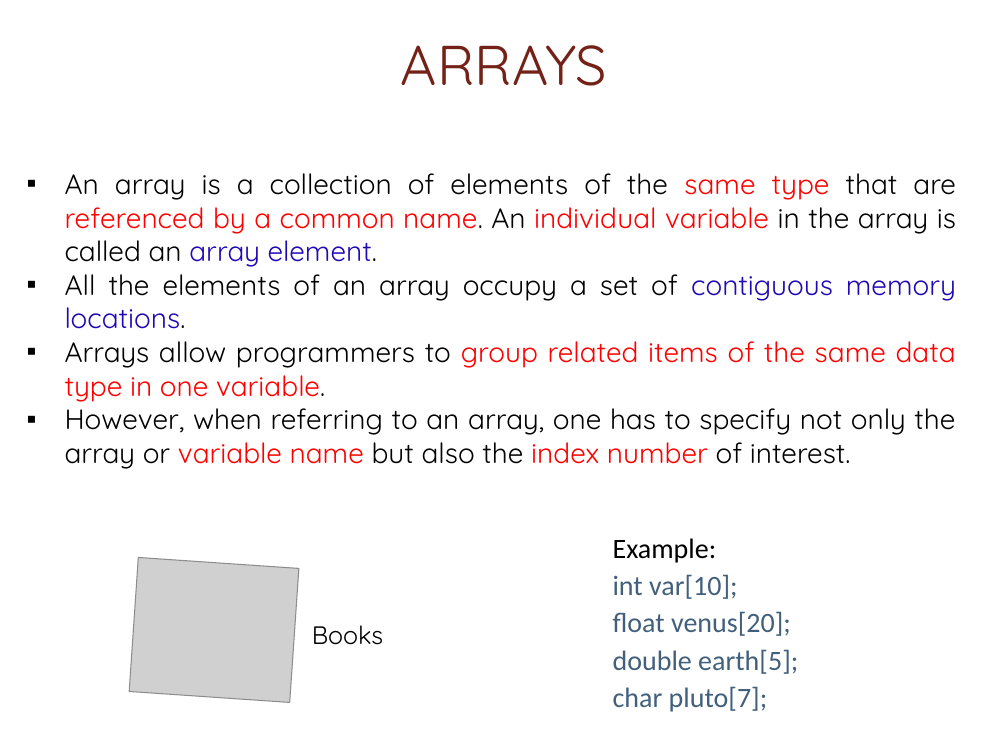
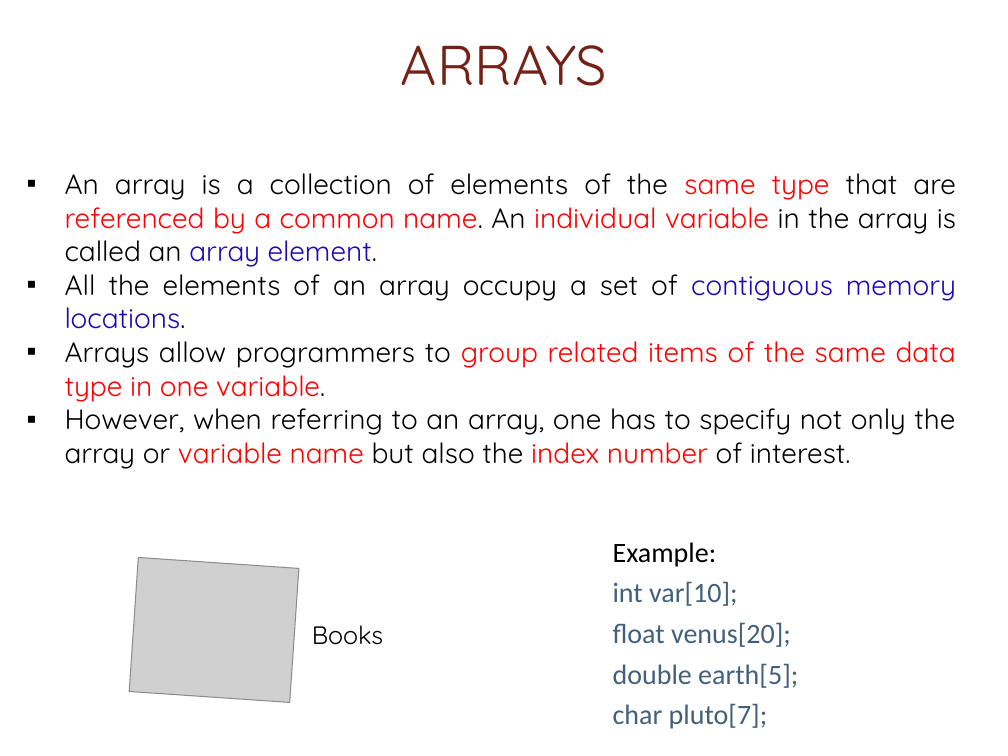
Before and after one commit to jakariamd/jakariamd.github.io, a slide deck: slide 2 of files/CSE291MIST/slides/9.ppt. Drawn at 1008x756 pixels with LibreOffice and Linux fonts; fonts in the diff are those of the drawing; grey boxes stand for pictures. Boxes give left, top, right and bottom in pixels: in the first picture for what was removed or moved away, otherwise in the second. Text is boxed around its words. In the diff, an @@ line names an element or a change of style, - is before the commit and + after.

```diff
--- a/files/CSE291MIST/slides/9.ppt
+++ b/files/CSE291MIST/slides/9.ppt
@@ text "Example:" at [613, 542, 798, 729]: line spacing 0.9 to 1 @@
```
Also in this commit, not shown: 1 other slide changed, 7 other files.
